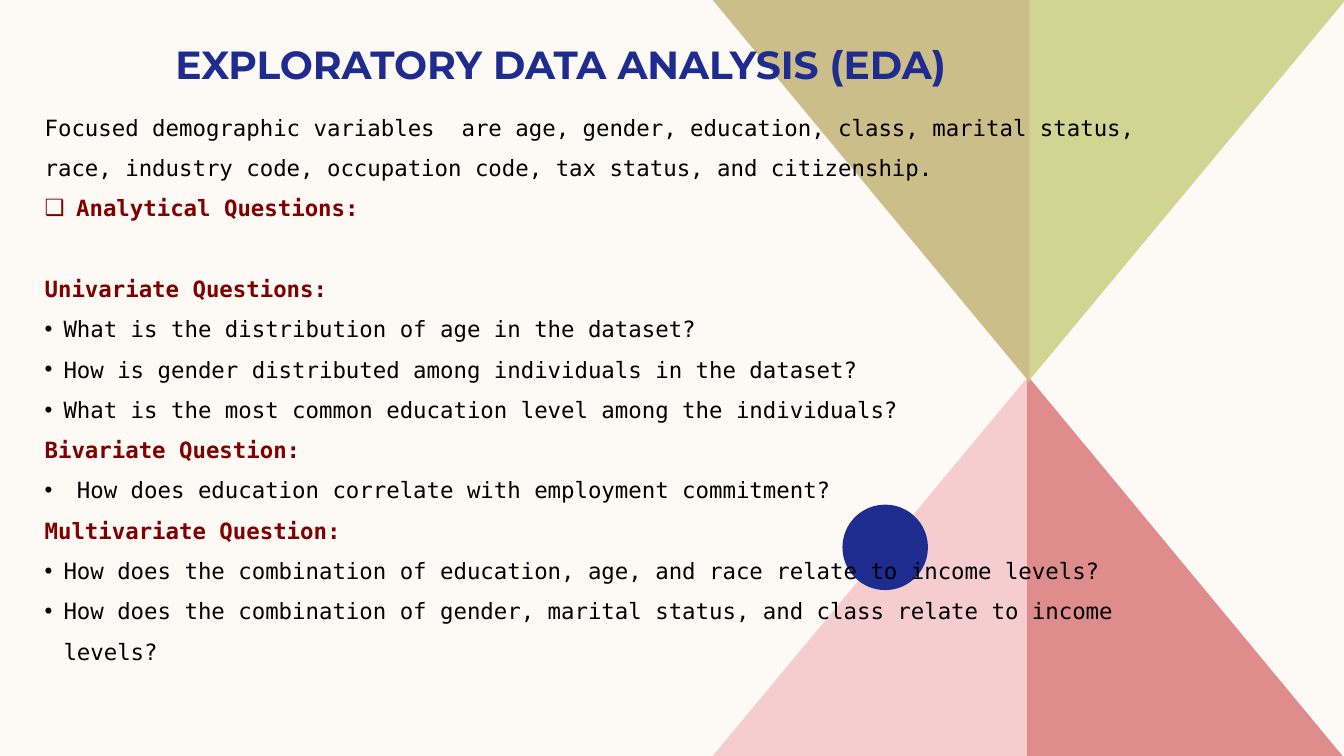
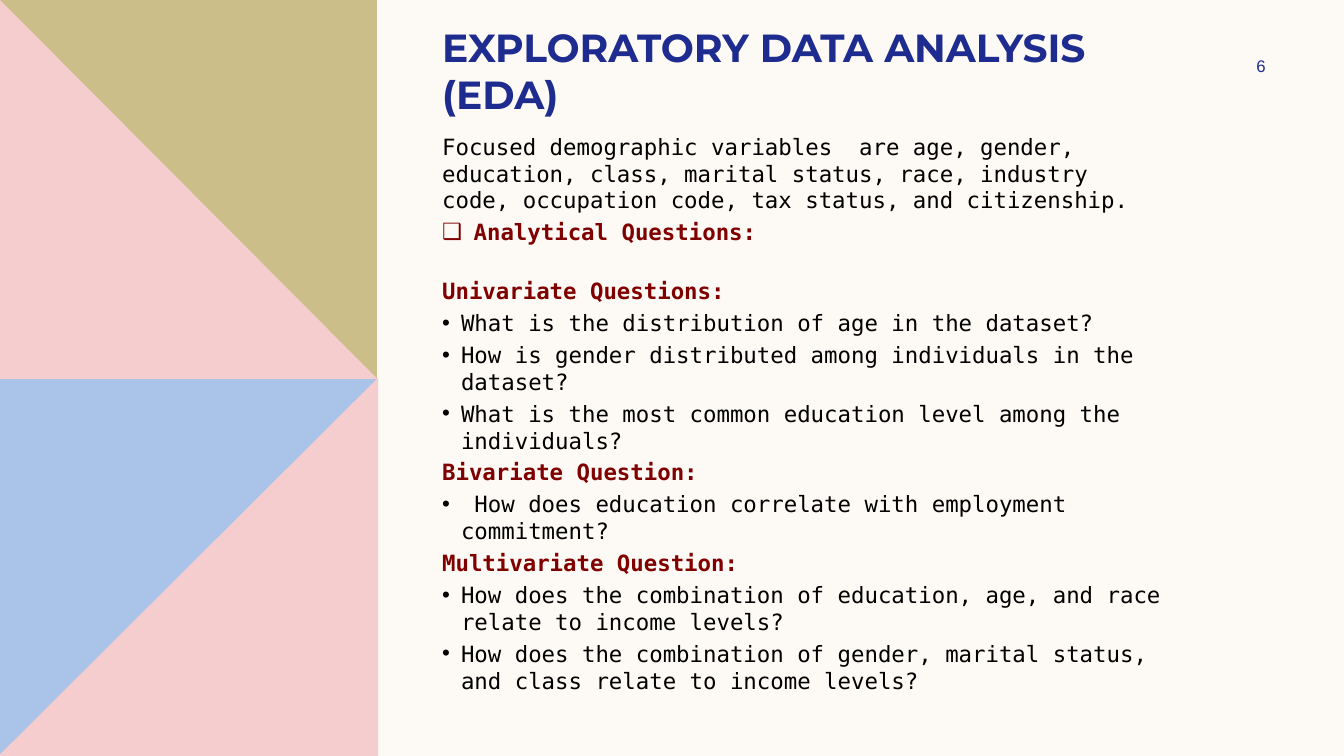
Before and after one commit to doeabla/Income_prediction-_app, a slide deck: slide 6 of capstone_final.pptx. Drawn at 1344x756 pixels with LibreOffice and Linux fonts; fonts in the diff are those of the drawing. Boxes give left, top, right and bottom in pixels: in the first picture for what was removed or moved away, otherwise in the second. Text is boxed around its words. In the diff, an @@ line names an element or a change of style, - is before the commit and + after.

```diff
--- a/capstone_final.pptx
+++ b/capstone_final.pptx
@@ freeform shape: place and size @@
-freeform shape at (712, 375, 1029, 756)
+freeform shape at (0, 0, 377, 379)
@@ freeform shape: place and size @@
-freeform shape at (713, 0, 1029, 382)
+freeform shape at (0, 0, 377, 379)
@@ title "EXPLORATORY DATA ANALYSIS (EDA)" rewrapped from (175, 41, 946, 89) to (442, 34, 1085, 117) @@
@@ freeform shape removed at (1027, 0, 1344, 382) @@
@@ page number added at (1256, 60, 1265, 72), 12 pt, text #1F2C8F @@
+6
@@ text "Focused demographic variables are age, ...": place and size @@
-text "Focused demographic variables are age, ..." at (45, 118, 1134, 661)
+text "Focused demographic variables are age, ..." at (442, 138, 1161, 690)
@@ text "Focused demographic variables are age, ..." at (442, 138, 1161, 690): line spacing 1.5 to 1; more space between paragraphs @@
@@ freeform shape added at (0, 378, 378, 756), fill #AAC3E8 @@
@@ freeform shape added at (0, 378, 378, 756), fill #F5CDCE @@
@@ freeform shape removed at (1027, 375, 1344, 756) @@
@@ freeform shape removed at (843, 505, 929, 591) @@
```
Also in this commit, not shown: 6 other slides changed, 5 slides added, 1 other file.
